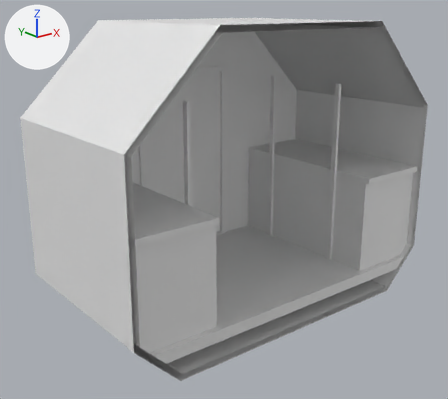
An edit to the glTF model space/src/main/resources/assets/jsspace/jsmodels/ship/small_small_cargo.gltf, drawn before and after from the same camera.
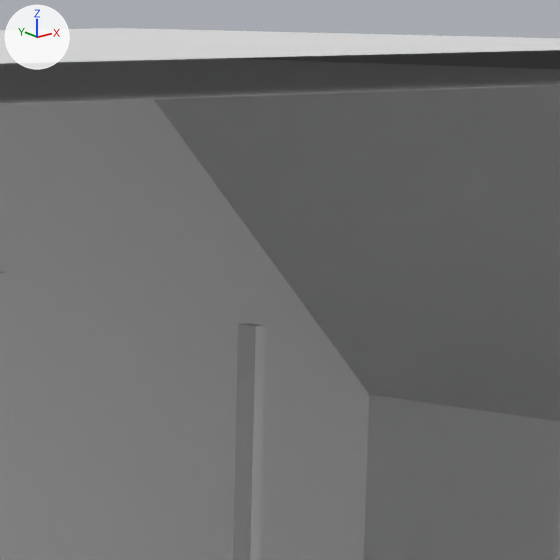
Each version appears first whole from a camera (50 mm lens) standing at (-4.109, -5.933, 3.147) and looking at (-0.141, -0.973, 1.162), and next in a close-up on the part from 50% to 75% of the width and 3% to 31% of the height. Lighting does not change. The marker at upper left points along +X, +Y and +Z. The older version's two pictures come first. Where no turn or scale is listed for an object, it has been applied to the vertices. Vertices at exactly the same position are counted once.

Script lines for the objects in view, before the commit:
```python
me_c_0_2_1 = bpy.data.meshes.new('c_0_2_1')
me_c_0_2_1.from_pydata(...)  # 18 vertices, 16 faces; spans x 0.0..1.0, y -2.0..-1.0, z 2.0..3.0
me_c_1_2_0 = bpy.data.meshes.new('c_1_2_0')
me_c_1_2_0.from_pydata(...)  # 20 vertices, 20 faces; spans x 1.0..1.9, y -1.0..0.04, z 2.0..3.0
me_c__1_2_1 = bpy.data.meshes.new('c_-1_2_1')
me_c__1_2_1.from_pydata(...)  # 18 vertices, 16 faces; spans x -1.0..0.0, y -2.0..-1.0, z 2.0..3.0
ob_c_0_2_1 = bpy.data.objects.new('c_0_2_1', me_c_0_2_1)
ob_c_0_2_1.location = (0.0, 0.0, 0.0)
ob_c_1_2_0 = bpy.data.objects.new('c_1_2_0', me_c_1_2_0)
ob_c_1_2_0.location = (0.0, 0.0, 0.0)
ob_c__1_2_1 = bpy.data.objects.new('c_-1_2_1', me_c__1_2_1)
ob_c__1_2_1.location = (0.0, 0.0, 0.0)
# also in view: 'c_0_1_0' at (0.775, -0.23, 1.5); 'c_1_2_1' at (1.45, -1.5, 2.5); 'c_0_2_0' at (0.5, -0.465, 2.5); 'c_1_1_0' at (1.45, -0.48, 1.5)
```
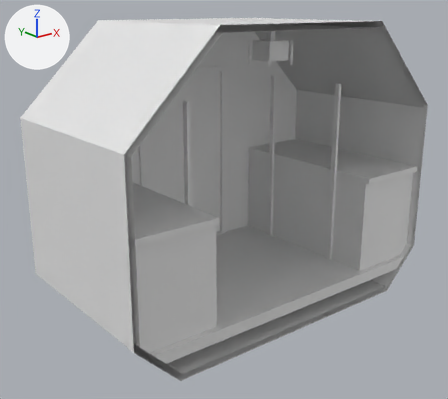
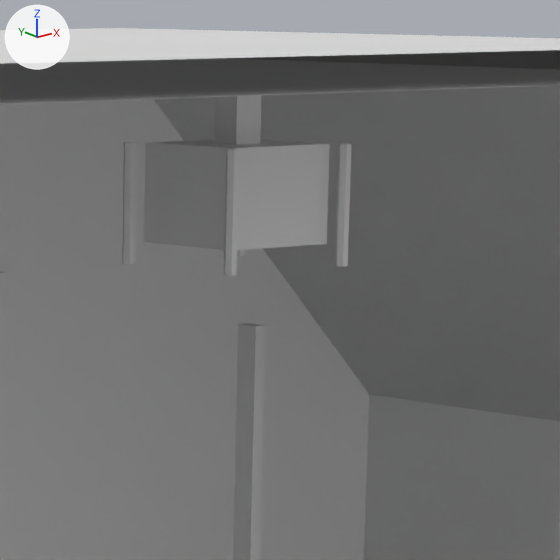
Location of each change, [x1, y1, x2, y2] in pixels of the close-ups (560 x 560 px):
'c_-1_2_1', reshaped: before [0, 42, 433, 104]; after [0, 42, 433, 275]
part 1 of me_c__1_2_1, added: after [224, 149, 239, 275]
part 2 of me_c__1_2_1, added: after [144, 81, 282, 250]
part 3 of me_c_0_2_1, added: after [237, 250, 245, 256]
part 4 of me_c_0_2_1, added: after [335, 143, 351, 266]
part 5 of me_c_0_2_1, added: after [194, 80, 330, 247]

What the commit changed:
me_c__1_2_1 is used by ob_c__1_2_1; location (0.0, 0.0, 0.0).
me_c__1_2_1 had 18 vertices, 16 faces and spanned x -1.0..0.0, y -2.0..-1.0, z 2.0..3.0.
me_c__1_2_1 now has 206 vertices, 212 faces and spans x -1.0..0.0, y -2.0..-1.0, z 2.0..3.0.
me_c__1_2_1 part 1: a new loose piece of 74 vertices spanning x -0.152..-0.128, y -1.652..-1.628, z 2.61..2.83.
Part 2, on me_c__1_2_1:
28 vertices are added at x -0.152..0.0, y -1.65..-1.35, z 2.61..2.94.
12 new vertices lie (0.0, 0.0, 0.22) away from vertices in x -0.152..-0.128, y -1.65..-1.35, z 2.61.
44 new faces join them.
Other edits to the shape of me_c__1_2_1 do not show in these pictures.
me_c_0_2_1 is used by ob_c_0_2_1; location (0.0, 0.0, 0.0).
me_c_0_2_1 had 18 vertices, 16 faces and spanned x 0.0..1.0, y -2.0..-1.0, z 2.0..3.0.
me_c_0_2_1 now has 206 vertices, 212 faces and spans x 0.0..1.0, y -2.0..-1.0, z 2.0..3.0.
me_c_0_2_1 part 3: a new loose piece of 74 vertices spanning x 0.128..0.152, y -1.372..-1.348, z 2.61..2.83.
me_c_0_2_1 part 4: a new loose piece of 74 vertices spanning x 0.128..0.152, y -1.652..-1.628, z 2.61..2.83.
Part 5, on me_c_0_2_1:
28 vertices are added at x 0.0..0.152, y -1.65..-1.35, z 2.61..2.94.
12 new vertices lie (0.0, 0.0, 0.22) away from vertices in x 0.128..0.152, y -1.65..-1.35, z 2.61.
44 new faces join them.
